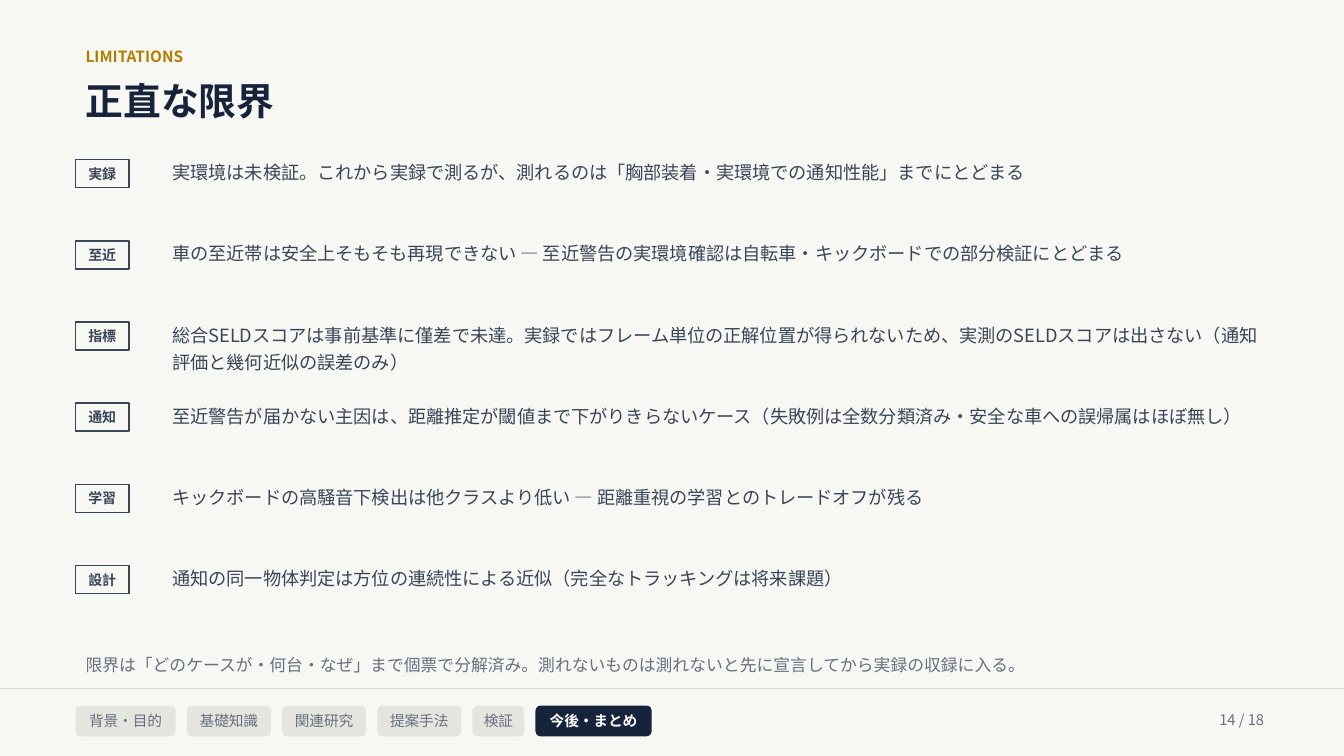
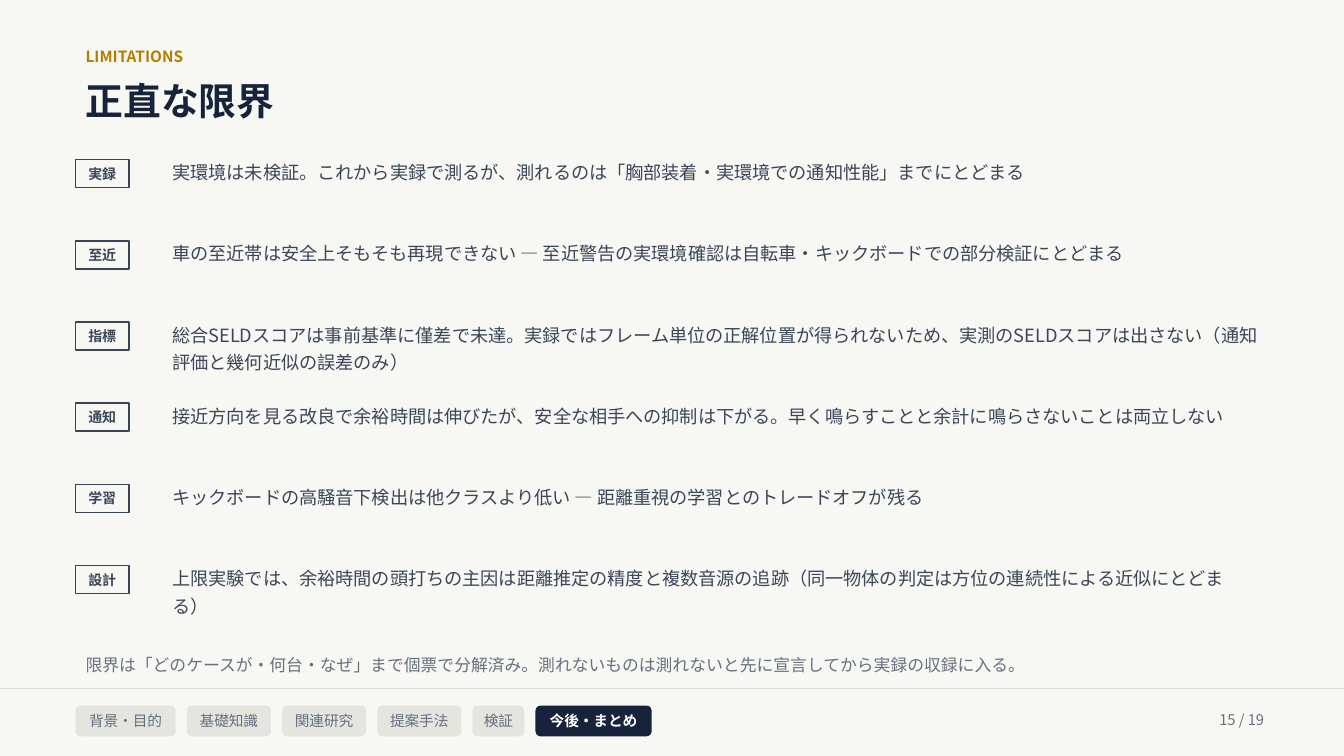
Before and after one commit to Noosdoo/Research, a slide deck: slide 15 of outdoor_seld_e2e/md/seminar/中間発表スライド_2026-08-10.pptx (slide 14 before the commit). Drawn at 1344x756 pixels with LibreOffice and Linux fonts; fonts in the diff are those of the drawing. Boxes give left, top, right and bottom in pixels: in the first picture for what was removed or moved away, otherwise in the second. Text is boxed around its words. In the diff, an @@ line names an element or a change of style, - is before the commit and + after.

```diff
--- a/outdoor_seld_e2e/md/seminar/中間発表スライド_2026-08-10.pptx
+++ b/outdoor_seld_e2e/md/seminar/中間発表スライド_2026-08-10.pptx
@@ text at box(172, 407, 1224, 425): text changed @@
-至近警告が届かない主因は、距離推定が閾値まで下がりきらないケース（失敗例は全数分類済み・安全な車への誤帰属はほぼ無し）
+接近方向を見る改良で余裕時間は伸びたが、安全な相手への抑制は下がる。早く鳴らすことと余計に鳴らさないことは両立しない
@@ text at box(172, 569, 1224, 615): text changed @@
-通知の同一物体判定は方位の連続性による近似（完全なトラッキングは将来課題）
+上限実験では、余裕時間の頭打ちの主因は距離推定の精度と複数音源の追跡（同一物体の判定は方位の連続性による近似にとどまる）
@@ text at box(1219, 714, 1264, 725): text changed @@
-14 / 18
+15 / 19
```
Also in this commit, not shown: 17 other slides changed, 1 slide added, 11 other files.
